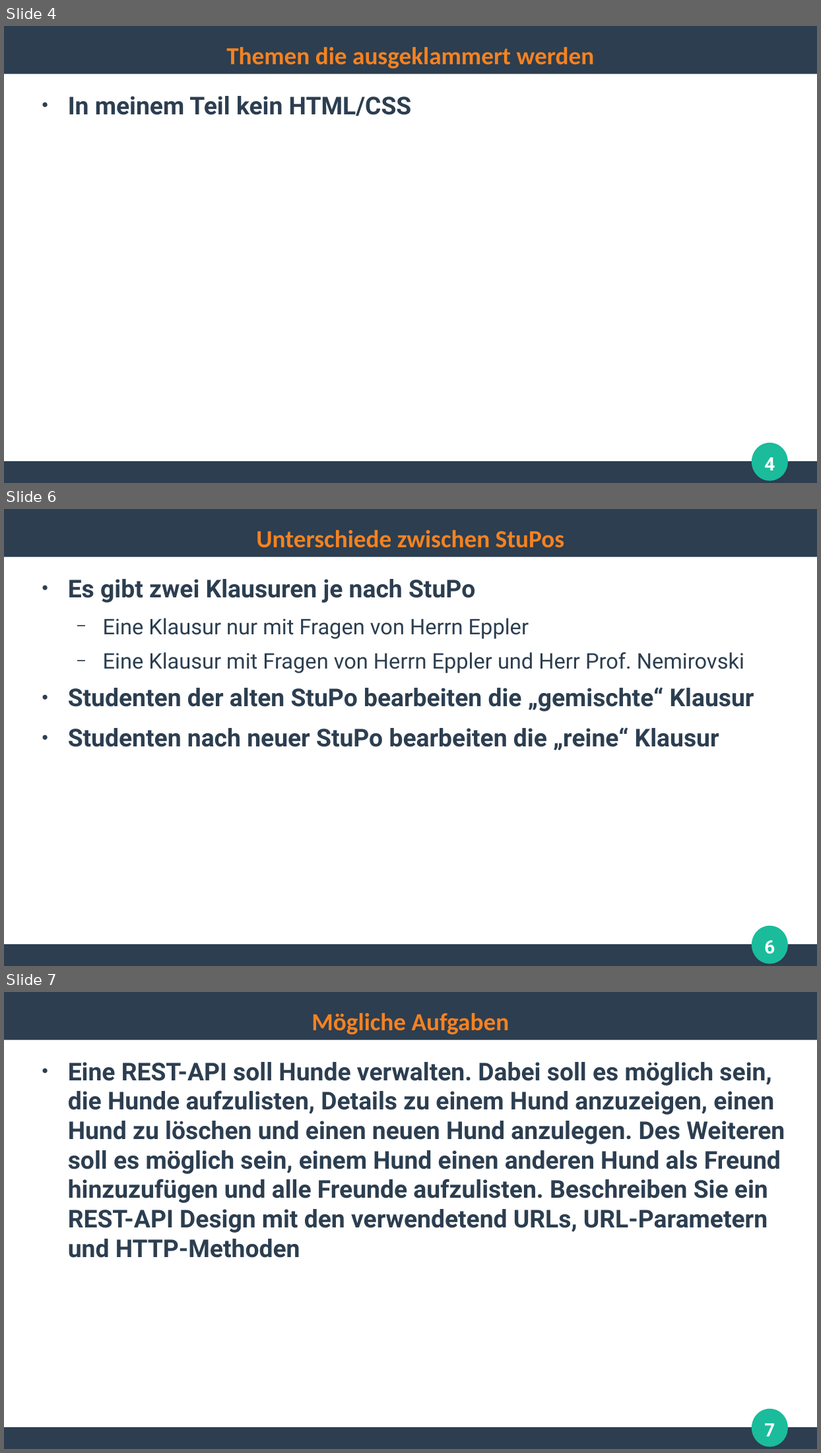
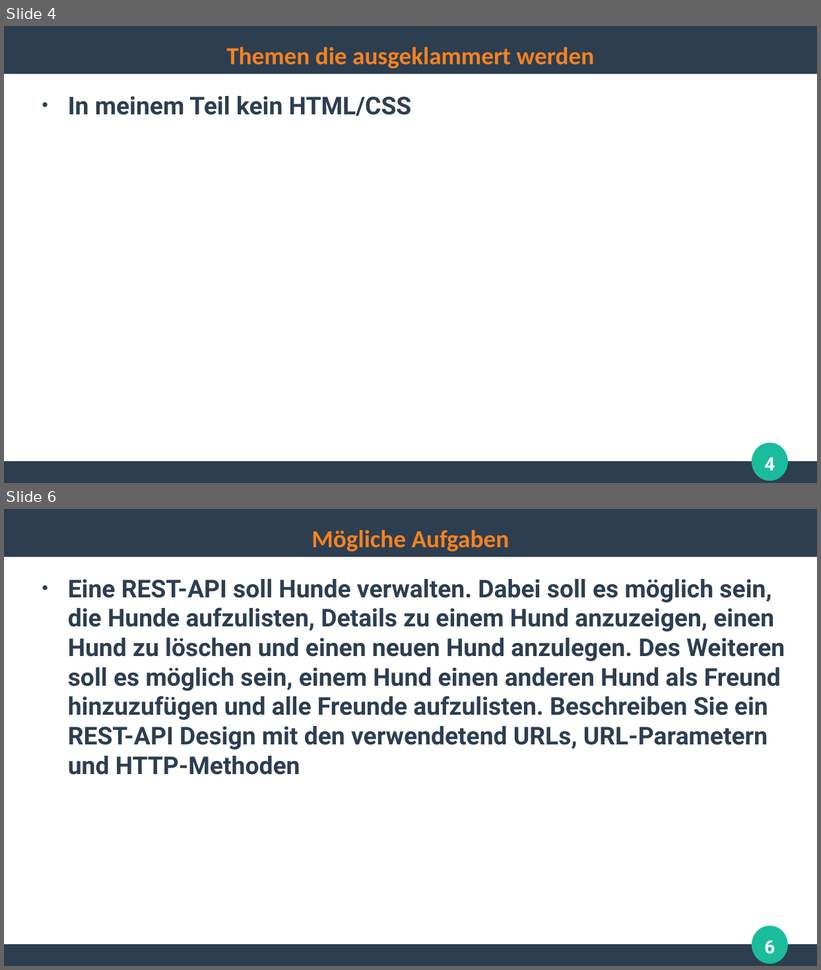
Before and after one commit to ghandmann/HS-AlbSig-WebAnwendungen2, a slide deck: Kapitel/99_Klausurvorbereitung.odp. Shown one above the other, each under a label of ours: slides 4, 6 and 7 before the commit, slides 4 and 6 after it; the slides between them are not shown. The pictures are 821x1453 and 821x970 pixels, drawn with LibreOffice and Linux fonts; fonts in the diff are those of the drawing. Boxes give left, top, right and bottom in pixels: in the first picture for what was removed or moved away, otherwise in the second. Text is boxed around its words. In the diff, an @@ line names an element or a change of style, - is before the commit and + after.

Commit message:
minor updates to klausurvorbereitung

```diff
--- a/Kapitel/99_Klausurvorbereitung.odp
+++ b/Kapitel/99_Klausurvorbereitung.odp
@@ slide 6 removed at (x1=4, y1=509, x2=817, y2=966), background #FFFFFF; not listed: 3 template elements that a slide beside it also shows @@
@@ title removed at (x1=256, y1=530, x2=565, y2=548) @@
-Unterschiede zwischen StuPos
@@ text removed at (x1=68, y1=579, x2=754, y2=751) @@
-● Es gibt zwei Klausuren je nach StuPo
-  − Eine Klausur nur mit Fragen von Herrn Eppler
-  − Eine Klausur mit Fragen von Herrn Eppler und Herr Prof. Nemirovski
-● Studenten der alten StuPo bearbeiten die „gemischte“ Klausur
-● Studenten nach neuer StuPo bearbeiten die „reine“ Klausur
@@ page number removed at (x1=764, y1=941, x2=775, y2=955) @@
-6
@@ what was slide 7 is now slide 6 @@
@@ page number at (x1=764, y1=941, x2=775, y2=955): text changed @@
-7
+6
```
Also in this commit, not shown: 2 slides changed.
